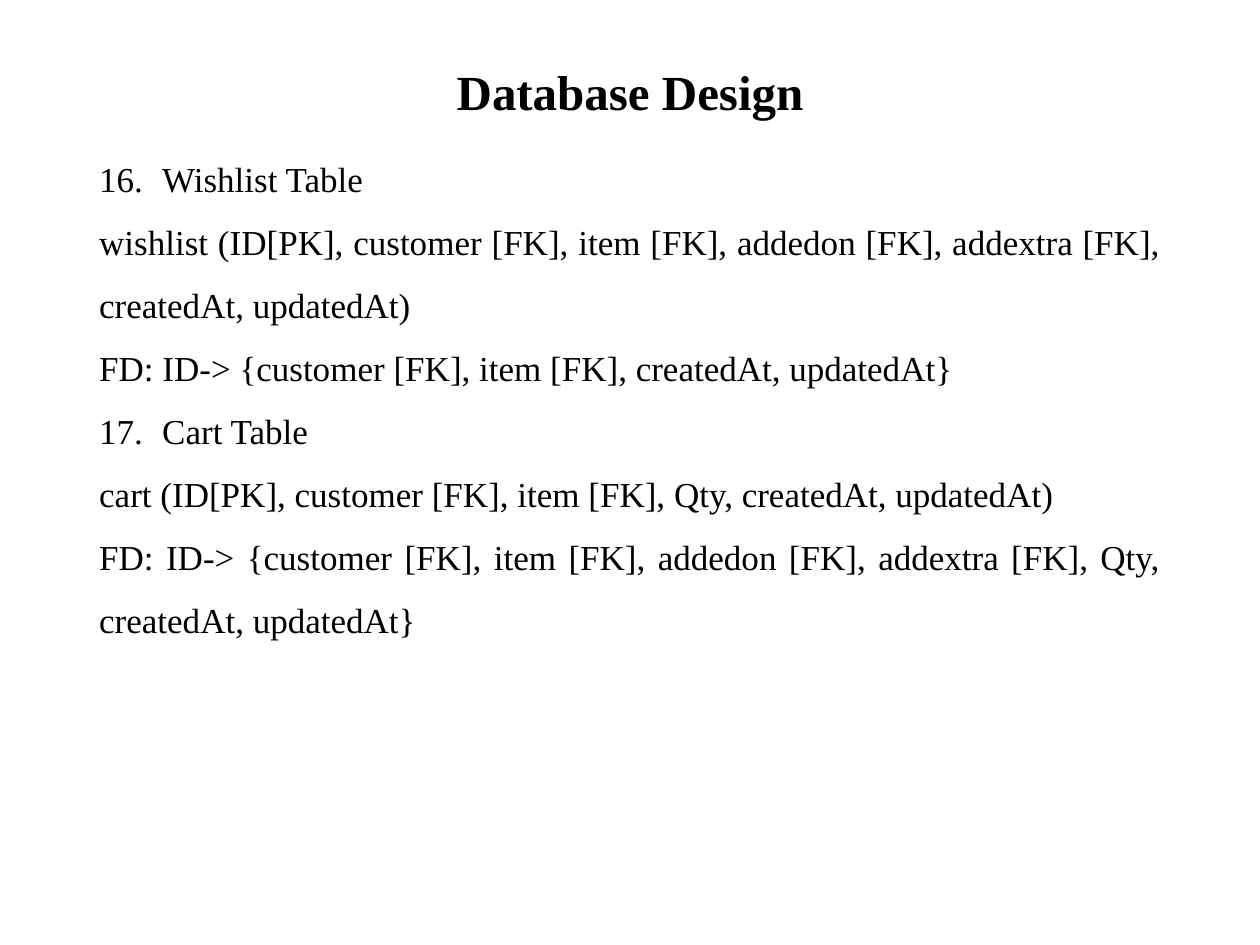
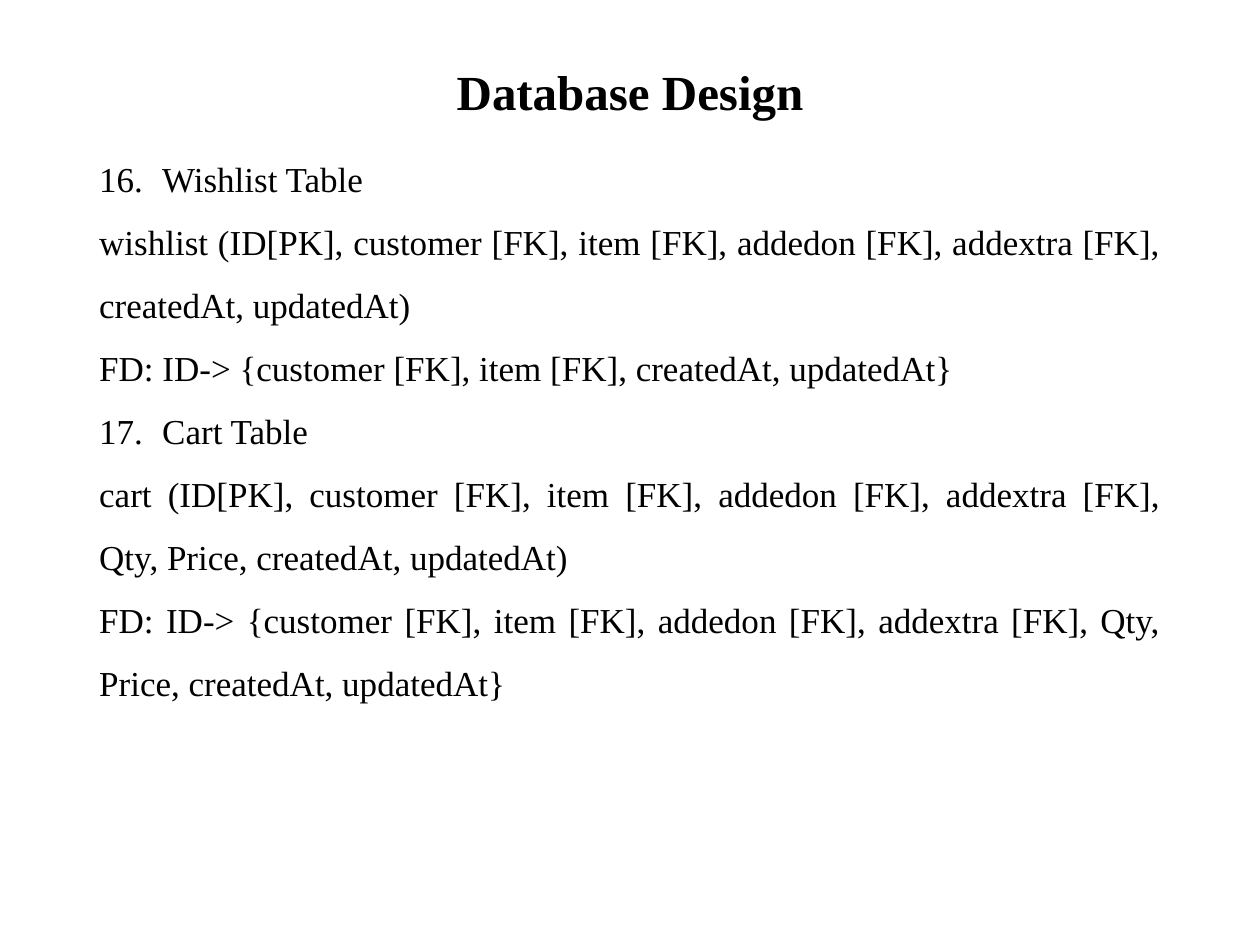
Before and after one commit to PatelMeet4744/Billy, a slide deck: slide 21 of Document/PPT/Billy.pptx. Drawn at 1260x945 pixels with LibreOffice and Linux fonts; fonts in the diff are those of the drawing. Boxes give left, top, right and bottom in pixels: in the first picture for what was removed or moved away, otherwise in the second. Text is boxed around its words. In the diff, an @@ line names an element or a change of style, - is before the commit and + after.

```diff
--- a/Document/PPT/Billy.pptx
+++ b/Document/PPT/Billy.pptx
@@ text at <box>99,482,1160,703</box>: text changed @@
-cart (ID[PK], customer [FK], item [FK], Qty, createdAt, updatedAt)
-FD: ID-> {customer [FK], item [FK], addedon [FK], addextra [FK], Qty, createdAt, updatedAt}
+cart (ID[PK], customer [FK], item [FK], addedon [FK], addextra [FK], Qty, Price, createdAt, updatedAt)
+FD: ID-> {customer [FK], item [FK], addedon [FK], addextra [FK], Qty, Price, createdAt, updatedAt}
```
Also in this commit, not shown: 6 other slides changed, 1 slide added.
